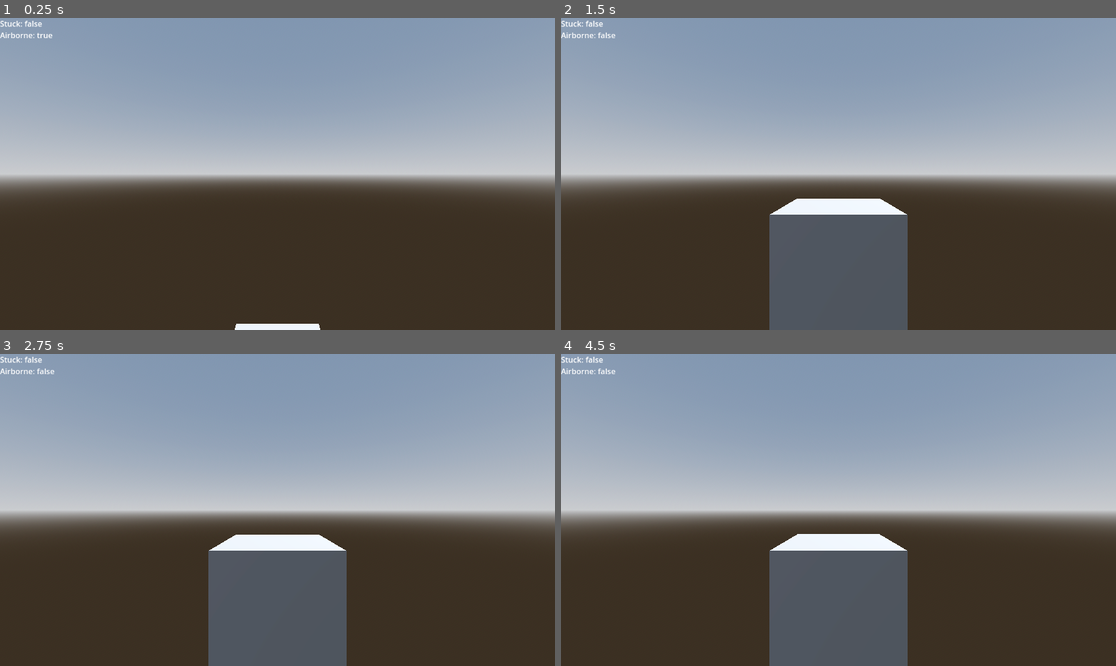
Above: before the commit, frames 1-4 (two rows, left to right).
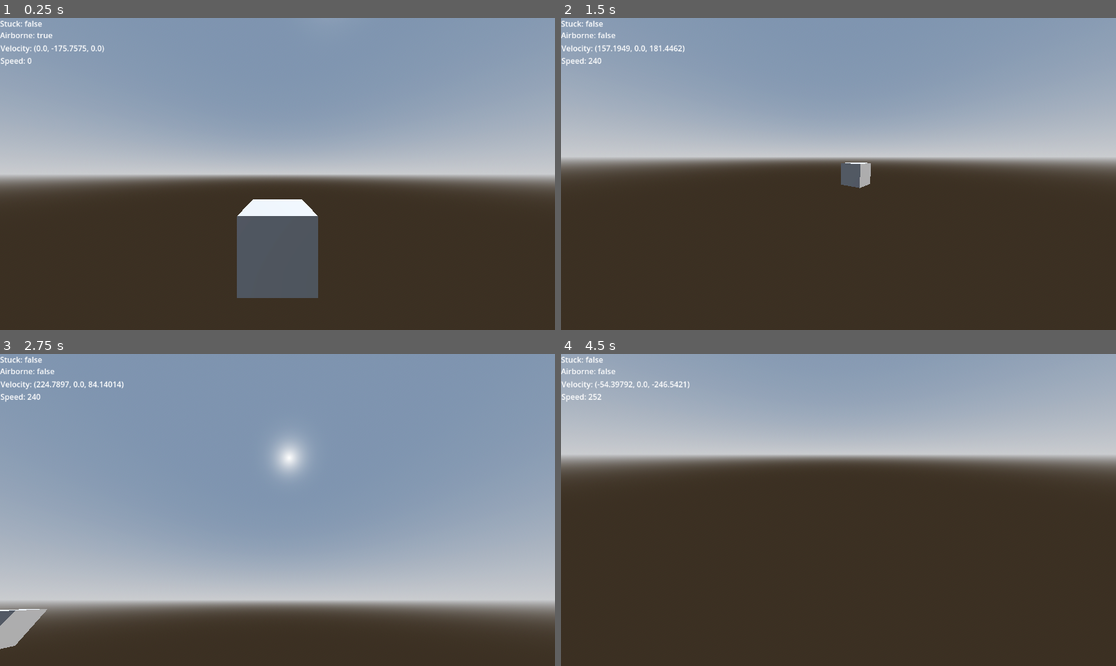
Above: after the commit, the same moments.

Repository: GibberishDev/GodSource
Game: Godot game, scene res://debug_scene_delete_later.tscn
Two runs of this game, one before a commit and one after it. Both use one fixed random seed, a clock stepped at 60 frames per second and the inputs below. This scene is started directly instead of the project's main scene.
Inputs (mouse positions are in pixels of both pictures, inside the frame that each line leads up to):
- Up to frame 1 (0.25 s): no input
- Up to frame 2 (1.5 s): tap Enter at 0.5 s; move the mouse to (960, 158) at 0.52 s; hold D (right) 0.53-1.28 s; hold Ctrl (crouch) 0.53-1.28 s; click (960, 158) at 0.67 s; tap Space (jump) at 0.77, 0.8, 1.07, 1.35 s; move the mouse to (727, 189) at 1.27 s; hold S (back) from 1.28 s (still down); click (727, 189) at 1.42 s
- Up to frame 3 (2.75 s): tap Space (jump) at 1.52, 1.82, 2.3 s; tap Ctrl (crouch) at 1.55 s; move the mouse to (333, 441) at 2.02 s; release S (back) at 2.03 s; hold D (right) from 2.03 s (still down); hold Ctrl (crouch) from 2.03 s (still down); click (333, 441) at 2.17 s
- Up to frame 4 (4.5 s): move the mouse to (810, 572) at 2.77 s; release D (right) at 2.78 s; release Ctrl (crouch) at 2.78 s; hold W (forward) 2.78-3.53 s; tap T at 2.85 s; click (810, 572) at 2.92 s; tap Space (jump) at 3.02, 3.32, 3.77, 3.8, 4.07 s; tap Ctrl (crouch) at 3.05 s; move the mouse to (1005, 556) at 3.52 s; hold A (left) from 3.53 s (still down); tap Y at 3.6 s; click (1005, 556) at 3.67 s; tap Escape at 4.15 s; move the mouse to (672, 463) at 4.27 s; tap Z at 4.35 s; click (672, 463) at 4.42 s

The runs differ from the first frame. In frame 1, 6.0% of the frame differs, in the area x 0-73%, y 8-100%; in frame 2, 21%; in frame 3, 59%, in the area x 0-100%, y 8-100%; in frame 4, 45%.

Commit message:
add ground and air acceleration * add friction to when grounded * add grounded movement * add air movement(strafing,air braking)

Diff:
--- a/debug_scene_delete_later.tscn
+++ b/debug_scene_delete_later.tscn
@@ -31,6 +31,8 @@
 func _process(delta: float) -> void:
 	get_node(\"is_stuck_label\").text = \"Stuck: \" + str(player.is_stuck)
 	get_node(\"is_airborne\").text = \"Airborne: \" + str(player.is_airborne)
+	get_node(\"velocity\").text = \"Velocity: \" + str(player.velocity * 100 / 1.905)
+	get_node(\"speed\").text = \"Speed: \" + str(int(Vector2(player.velocity.x, player.velocity.z).length() * 100 / 1.905))
 
 "
 
@@ -39,7 +41,11 @@
 [node name="gs_player" parent="." instance=ExtResource("1_0qie4")]
 transform = Transform3D(1, 0, 0, 0, 1, 0, 0, 0, 1, 0, 1.887, 1.968)
 wall_min_slide_angle = 0.0
-floor_snap_length = 0.0
+floor_stop_on_slope = true
+floor_constant_speed = false
+floor_block_on_wall = true
+is_auto_jump_enabled = true
+limit_bhop_speed = false
 
 [node name="WorldEnvironment" type="WorldEnvironment" parent="."]
 environment = SubResource("Environment_gbv3d")
@@ -86,3 +92,19 @@
 offset_right = 150.0
 offset_bottom = 47.0
 text = "player is crouched: "
+
+[node name="velocity" type="Label" parent="debug_hud"]
+layout_mode = 0
+offset_left = 1.0
+offset_top = 51.0
+offset_right = 151.0
+offset_bottom = 74.0
+text = "player is crouched: "
+
+[node name="speed" type="Label" parent="debug_hud"]
+layout_mode = 0
+offset_left = 1.0
+offset_top = 77.0
+offset_right = 151.0
+offset_bottom = 100.0
+text = "player is crouched: "
--- /dev/null
+++ b/lib/classes/camera_anchor.gd
@@ -0,0 +1,87 @@
+class_name GodsourceCameraAnchor3D
+extends Node3D
+
+#TODO: ADAPT TO MULTIPLAYER
+
+var multiplayer_authority_id: int = 0
+var anchor_id : int = 0
+var can_be_controlled : bool = true
+
+var forward: Vector3 = Vector3.FORWARD
+var right: Vector3 = Vector3.RIGHT
+var up: Vector3 = Vector3.UP
+var view_angle: Vector3 = Vector3.ZERO
+var pitch : float = 0
+var yaw : float = 0
+var roll : float = 0
+
+var mounted_cameras : Array[Node3D] = []
+
+var client_setting_mouse_sensetivity_x : float = 0.003 #TODO: change tobe read from client settings script
+var client_setting_mouse_sensetivity_y : float = 0.0045 #TODO: change tobe read from client settings script
+
+func _ready() -> void:
+	adjust_mounted_cameras()
+	Input.mouse_mode = Input.MOUSE_MODE_CAPTURED
+
+func _input(event: InputEvent) -> void: #TODO: replace with process to work server side where no input is possible
+	mouse_moved = false
+	if event is InputEventMouseMotion and Input.mouse_mode == Input.MOUSE_MODE_CAPTURED:
+		mouse_moved = true
+		mouse_motion = event.screen_relative
+
+	if event is InputEventKey:
+		if Input.is_physical_key_pressed(KEY_ESCAPE):
+			if Input.mouse_mode == Input.MOUSE_MODE_CAPTURED:
+				Input.mouse_mode = Input.MOUSE_MODE_VISIBLE
+			else:
+				Input.mouse_mode = Input.MOUSE_MODE_CAPTURED
+
+	if can_be_controlled:
+		rotate_with_mouse()
+	adjust_mounted_cameras()
+
+func mount_camera(camera: Node3D) -> void:
+	if mounted_cameras.find(camera) != -1: return
+	mounted_cameras.append(camera)
+
+func unmount_camera(camera: Node3D) -> void:
+	mounted_cameras.erase(camera)
+
+func adjust_mounted_cameras() -> void:
+	for i : Node3D in mounted_cameras:
+		i.global_transform = $anchor.global_transform
+
+func rotate_with_mouse() -> void:
+	if !mouse_moved: return
+	var motion : Vector2 = get_mouse_motion()
+	var motion_x : float = motion.x
+	var motion_y : float = motion.y
+	motion_x *= client_setting_mouse_sensetivity_x
+	motion_y *= client_setting_mouse_sensetivity_y
+	rotate_y(-motion_x)
+	$anchor.rotate_x(-motion_y)
+	$anchor.rotation.x = clampf($anchor.rotation.x, deg_to_rad(-89), deg_to_rad(89))
+
+func get_mouse_motion() -> Vector2:
+	#TODO: replace with hook to input gathering class
+	return mouse_motion
+
+#TODO: remove and make global script in input gathering class
+var mouse_motion : Vector2
+var mouse_moved : bool = false
+
+func _process(delta: float) -> void:
+	update_vectors()
+	update_rotations()
+	view_angle = $anchor.global_rotation
+
+func update_vectors() -> void:
+	forward = Vector3.FORWARD.rotated(Vector3.RIGHT, $anchor.rotation.x).rotated(Vector3.UP, rotation.y)
+	up = Vector3.UP.rotated(Vector3.RIGHT, $anchor.rotation.x).rotated(Vector3.UP, rotation.y)
+	right = Vector3.RIGHT.rotated(Vector3.RIGHT, $anchor.rotation.x).rotated(Vector3.UP, rotation.y)
+
+func update_rotations() -> void:
+	pitch = $anchor.rotation.x
+	yaw = rotation.y
+	roll = $anchor.rotation.z
--- /dev/null
+++ b/lib/classes/camera_anchor.tscn
@@ -0,0 +1,8 @@
+[gd_scene load_steps=2 format=3 uid="uid://djvirr62l5q1n"]
+
+[ext_resource type="Script" uid="uid://cj4nowg8tqxjx" path="res://lib/classes/camera_anchor.gd" id="1_fafm6"]
+
+[node name="CameraAnchor" type="Node3D"]
+script = ExtResource("1_fafm6")
+
+[node name="anchor" type="Node3D" parent="."]
--- a/lib/classes/gs_player.gd
+++ b/lib/classes/gs_player.gd
@@ -1,4 +1,4 @@
-class_name godsource_player_movement
+class_name GodsourcePlayerMovement3D
 extends CharacterBody3D
 
 ## Class description TBD
@@ -10,12 +10,22 @@
 var maximum_walking_speed_base : float = 300 * 1.905 / 100
 ## Amount of velocity enitity can have. Any more is capped to this value
 var maximum_velocity_cap : float = 3500 * 1.905 / 100 #TODO: move maximum velocity to server settings
+## Global multiplier of surface friction used in [method GodsourcePlayerMovement3D.apply_friction] method
+var server_variable_friction : float = 4.0
+## Global stop speed threshold used in [method GodsourcePlayerMovement3D.apply_friction] method
+var server_variable_stop_speed : float = 100 * 1.905 / 100
+var server_variable_max_speed : float = 320 * 1.905 / 100 #TODO: rename to something more sensible cause it isnt in source engine.
+var server_variable_air_acceleration : float = 10
+#endregion
+
+#region client settings variables #TODO: echange for getters whenever client settings are implemented
+var client_setting_null_movement : bool = true
 #endregion
 
 #region Exported variables
 ## Multiplier of default server defined max walking speed. In TF2 100% is equal to 300 hu/s (4.527 m/s).[br]133% (400 hu/s) - Scout[br]107% (321 hu/s) - Spy, Medic[br]100% (300hu/s) - Pyro, Engineer, Sniper[br]93.(3)% (280 hu/s) - Demoman[br]80% (240 hu/s) - Soldier[br]76.(6)% (230hu/s) - Heavy
 @export
-var max_walking_speed_multiplier : float = 1.0
+var max_ground_speed_multiplier : float = 1.0
 ## Amount of vertical velocity that needed to be exceeded for player to become airborne
 @export
 var upward_velocity_threshhold : float = 250 * 1.905 / 100
@@ -50,6 +60,10 @@
 ## Limit player movement speed to 1.2 times the max walking speed upon jumping. Preventative measure to cripple bhop bug
 @export
 var jump_speed_cap: float = 1.2
+@export
+var max_ground_speed : float = 240 * 1.905 / 100
+@export
+var max_air_speed : float = 30 * 1.905 / 100
 #endregion
 
 #region player state variables
@@ -63,6 +77,8 @@
 var is_uncrouching_animation : bool = false
 ## Indicates if player is stuck inside the solid geometry. See [method check_stuck] for explanation
 var is_stuck : bool = false
+## Surface friction is used in [method apply_friction] method to slow down player movement. This value is modified depending on surface player stand on on step 10 in [method process_movement] method.
+var surface_friction: float = 1.0
 #endregion
 
 #region local variables
@@ -75,6 +91,10 @@
 var wish_hull_size : Vector3 = standart_hull_size
 var gravity_multiplier : float = 1.0
 var current_mid_air_jumps : int = 0
+var forward : Vector3
+var up : Vector3
+var right : Vector3
+var ground_acceleration : float =  2400 * 1.905 / 100
 #endregion
 
 #region enum defenitions
@@ -103,6 +123,10 @@
 ## Reference to the uncrouch_timer node
 @onready
 var uncrouch_timer : Timer = get_node("uncrouch_timer")
+## Reference to the camera node
+@onready
+var camera : Camera3D = Camera3D.new()
+
 #endregion
 
 #region wish control variables
@@ -110,12 +134,16 @@
 var wish_crouch : bool = false
 var wish_jump : bool = false
 var wish_crouch_last_frame : bool = false
+var wish_left : bool = false
+var wish_right : bool = false
+var wish_forward : bool = false
+var wish_back : bool = false
 #endregion
 
 #endregion variables
 
 #region native godot methods
-func _unhandled_input(event: InputEvent) -> void: #TODO: move to input gathering script. Not bullet proof. TESTING ONLY
+func _unhandled_input(_event: InputEvent) -> void: #TODO: move to input gathering script. Not bullet proof. TESTING ONLY
 	if Input.is_action_just_released("jump"):
 		wish_jump = false
 	if Input.is_action_just_pressed("jump"):
@@ -124,10 +152,21 @@
 		Engine.time_scale = 0.05
 	if Input.is_key_pressed(KEY_F2):
 		Engine.time_scale = 1.0
+	wish_left = Input.is_action_pressed("left")
+	wish_right = Input.is_action_pressed("right")
+	wish_forward = Input.is_action_pressed("forward")
+	wish_back = Input.is_action_pressed("back")
 
 func _ready() -> void:
 	update_hull()
 	unstuck_offsets_table = gen_unstuck_offsets_table()
+	#TODO: change to asigning specific camera with multiplayer authority
+	camera.name = "Camera3D"
+	camera.current = true
+	camera.fov = 105.0
+	self.add_child(camera)
+	get_node("CameraAnchor").mount_camera(camera)
+
 
 func _physics_process(delta: float) -> void:
 	wish_crouch = Input.is_action_pressed("crouch")
@@ -153,15 +192,18 @@
 		#step 7: if not airborne apply friction and 0 out vertical velocity
 		if !is_airborne:
 			velocity.y = 0.0
-			#apply friction
+			apply_friction(delta)
 		#step 8: accelerate
+		accelerate(delta)
 		#step 9: move and slide?
 		move_and_slide()
-		#step 10: check if grounded
+		#step 10: check if grounded and surface properties
 		if check_grounded():
 			is_airborne = false
+			#TODO: get_surface_properties()
 		else:
 			is_airborne = true
+			#TODO: reset_surface_properies()
 		#step 11: apply second half of gravity
 		apply_half_gravity()
 		#step 12: if not airborne, zero out vertical velocity
@@ -432,8 +474,8 @@
 			if limit_bhop_speed:
 				var horizontal_velocity : Vector2 = Vector2(velocity.x, velocity.z)
 				var speed : float = horizontal_velocity.length()
-				if speed > maximum_walking_speed_base * max_walking_speed_multiplier * jump_speed_cap:
-					horizontal_velocity = horizontal_velocity.normalized() * maximum_walking_speed_base * max_walking_speed_multiplier * jump_speed_cap
+				if speed > maximum_walking_speed_base * max_ground_speed_multiplier * jump_speed_cap:
+					horizontal_velocity = horizontal_velocity.normalized() * maximum_walking_speed_base * max_ground_speed_multiplier * jump_speed_cap
 					velocity = Vector3(horizontal_velocity.x, velocity.y, horizontal_velocity.y)
 	if !is_auto_jump_enabled:
 		wish_jump = false
@@ -451,6 +493,127 @@
 	velocity.y = jump_strength - get_gravity_tick()
 	if !is_ctap_bug_enabled:
 		position.y += standart_hull_size.y - crouch_hull_size.y
+
+#endregion
+
+#region acceleration
+
+func apply_friction(delta: float) -> void:
+	var speed : float = velocity.length() #Speed of player movement
+	var new_speed : float = 0.0 #New speed after friction calculations
+	var drop : float = 0.0 #Speed that needs to be dropped due to friction
+	var friction : float = 1.0 #friction amount
+	var control : float = 0.0 #control speed threshold
+	#stop infinitelly slow movements
+	if speed < (0.1 * 1.905 / 100.0):
+		velocity = Vector3.ZERO
+		return
+	#apply ground friction
+	if !is_airborne:
+		friction = server_variable_friction * surface_friction
+	#Bleed  off some speed, but if we have less than the bleed threshold, bleed the threshold amount.
+	if (speed < server_variable_stop_speed):
+		control = server_variable_stop_speed
+	else:
+		control = speed
+	drop += control * friction * delta
+	new_speed = max(0.0, speed - drop)
+	#determine the proportion of new speed to old speed
+	if new_speed != speed:
+		new_speed /= speed
+		velocity *= new_speed
+	velocity -= (1.0-new_speed) * velocity
+
+func accelerate(delta: float) -> void:
+	get_view_angles()
+	get_view_rotations()
+	wish_direction = get_wish_direction()
+	if is_airborne:
+		air_move(delta)
+	else:
+		ground_move(delta)
+
+func air_move(delta: float) -> void:
+	var wish_vel : Vector3 = Vector3(wish_direction.x, 0, wish_direction.y).normalized().rotated(Vector3.UP, yaw)
+	var wish_dir : Vector3 = wish_vel.normalized()
+	var wish_speed : float = max_air_speed
+	var current_speed : float = velocity.dot(wish_dir)
+	var add_speed : float = wish_speed - current_speed
+	if add_speed <= 0: return
+	var accel_speed : float = delta * server_variable_air_acceleration * min(server_variable_max_speed, max_ground_speed)# * surface_friction
+	accel_speed = min(accel_speed, add_speed)
+	velocity += accel_speed * wish_dir
+
+
+func ground_move(delta: float) -> void:
+	var dir : Vector3 = Vector3(wish_direction.x, 0, wish_direction.y).rotated(Vector3.UP, yaw).normalized()
+	var current_speed : float = velocity.dot(dir)
+	#TODO: make speed multiplier
+	var add_speed : float = clamp(ground_acceleration * delta * max_ground_speed_multiplier, 0, max_ground_speed * max_ground_speed_multiplier - current_speed)
+	velocity += dir * add_speed
+
+
+var wish_direction : Vector2 = Vector2.ZERO
+var null_movement_key_state_last_frame : Dictionary = {
+	"left": false,
+	"right": false,
+	"forward": false,
+	"back": false,
+}
+
+func get_wish_direction() -> Vector2:
+	if client_setting_null_movement:
+		if null_movement_key_state_last_frame["left"] != wish_left:
+			if wish_left:
+				wish_direction.x = -1
+			elif wish_right:
+				wish_direction.x = 1
+			else:
+				wish_direction.x = 0
+		if null_movement_key_state_last_frame["right"] != wish_right:
+			if wish_right:
+				wish_direction.x = 1
+			elif wish_left:
+				wish_direction.x = -1
+			else:
+				wish_direction.x = 0
+		if null_movement_key_state_last_frame["forward"] != wish_forward:
+			if wish_forward:
+				wish_direction.y = -1
+			elif wish_back:
+				wish_direction.y = 1
+			else:
+				wish_direction.y = 0
+		if null_movement_key_state_last_frame["back"] != wish_back:
+			if wish_back:
+				wish_direction.y = 1
+			elif wish_forward:
+				wish_direction.y = -1
+			else:
+				wish_direction.y = 0
+		null_movement_key_state_last_frame = {
+			"left": wish_left,
+			"right": wish_right,
+			"forward": wish_forward,
+			"back": wish_back,
+		}
+	else:
+		wish_direction = Input.get_vector( "left", "right", "forward", "back")
+	return wish_direction
+
+func get_view_angles() -> void:
+	forward = $CameraAnchor.forward
+	up      = $CameraAnchor.up
+	right   = $CameraAnchor.right
+
+
+var pitch : float = 0 #In radians
+var yaw : float = 0 #In radians
+var roll : float = 0 #In radians. Prob unused in most cases. Except if you are building a space game and even then id reconsider that
+func get_view_rotations() -> void:
+	pitch = $CameraAnchor.pitch
+	yaw = $CameraAnchor.yaw
+	roll = $CameraAnchor.roll
 
 #endregion
 
--- a/lib/classes/gs_player.tscn
+++ b/lib/classes/gs_player.tscn
@@ -1,6 +1,7 @@
-[gd_scene load_steps=4 format=3 uid="uid://cjcvs4n5ja40x"]
+[gd_scene load_steps=5 format=3 uid="uid://cjcvs4n5ja40x"]
 
 [ext_resource type="Script" uid="uid://dg16pbcyfkmd0" path="res://lib/classes/gs_player.gd" id="1_k5xr0"]
+[ext_resource type="PackedScene" uid="uid://djvirr62l5q1n" path="res://lib/classes/camera_anchor.tscn" id="2_ga4fc"]
 
 [sub_resource type="BoxShape3D" id="BoxShape3D_xdf4h"]
 size = Vector3(0.933, 1.581, 0.933)
@@ -14,9 +15,6 @@
 floor_constant_speed = true
 floor_block_on_wall = false
 script = ExtResource("1_k5xr0")
-
-[node name="Camera3D" type="Camera3D" parent="."]
-transform = Transform3D(1, 0, 0, 0, 1, 0, 0, 0, 1, 0, 1.295, 0)
 
 [node name="crouch_timer" type="Timer" parent="."]
 process_callback = 0
@@ -43,5 +41,8 @@
 shape = SubResource("BoxShape3D_k5xr0")
 target_position = Vector3(0, 0, 0)
 
+[node name="CameraAnchor" parent="." instance=ExtResource("2_ga4fc")]
+transform = Transform3D(1, 0, 0, 0, 1, 0, 0, 0, 1, 0, 1.295, 0)
+
 [connection signal="timeout" from="crouch_timer" to="." method="crouch"]
 [connection signal="timeout" from="uncrouch_timer" to="." method="uncrouch"]
--- a/project.godot
+++ b/project.godot
@@ -29,7 +29,6 @@
 [debug]
 
 gdscript/warnings/unused_variable=0
-gdscript/warnings/unused_parameter=0
 gdscript/warnings/untyped_declaration=2
 gdscript/warnings/inferred_declaration=2
 
Not shown, added: lib/classes/camera_anchor.gd.uid
